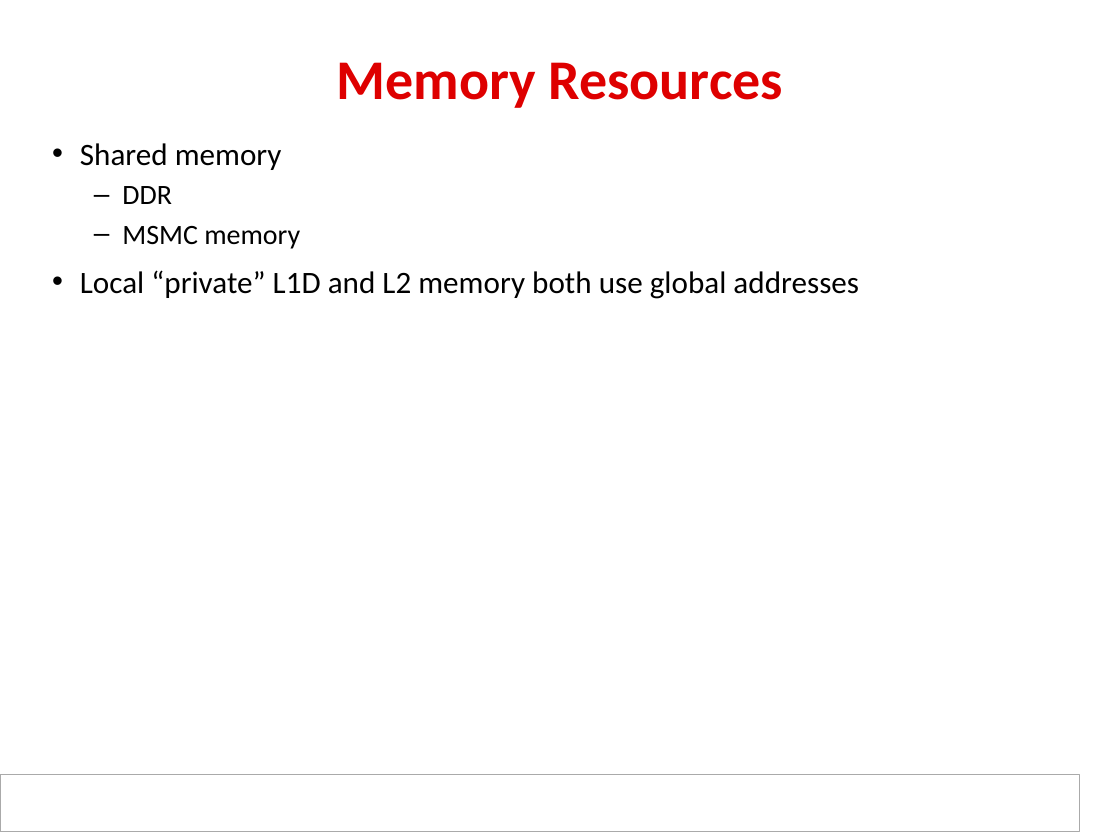
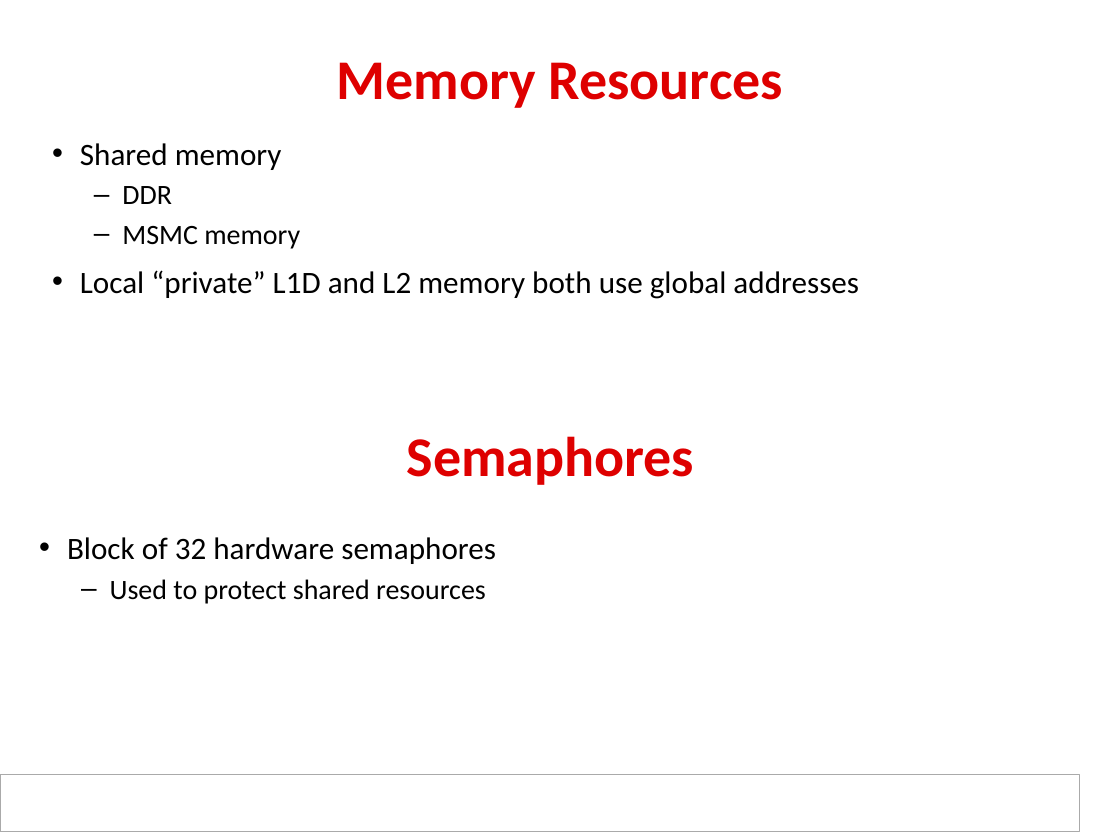
Before and after one commit to hari1989/keystone-workshop, a slide deck: slide 4 of preliminary/ipcForTI_RTOS_Internal.pptx. Drawn at 1120x840 pixels with LibreOffice and Linux fonts; fonts in the diff are those of the drawing; background and template pictures are left out. Boxes give left, top, right and bottom in pixels: in the first picture for what was removed or moved away, otherwise in the second. Text is boxed around its words. In the diff, an @@ line names an element or a change of style, - is before the commit and + after.

```diff
--- a/preliminary/ipcForTI_RTOS_Internal.pptx
+++ b/preliminary/ipcForTI_RTOS_Internal.pptx
@@ text added at (x1=407, y1=436, x2=695, y2=485), 36 pt, text #DE0000, bold @@
+Semaphores
@@ text added at (x1=67, y1=537, x2=496, y2=604), 18 pt, text #000000 @@
+• Block of 32 hardware semaphores
+  – Used to protect shared resources
```
Also in this commit, not shown: 6 other slides changed, 2 slides removed.
